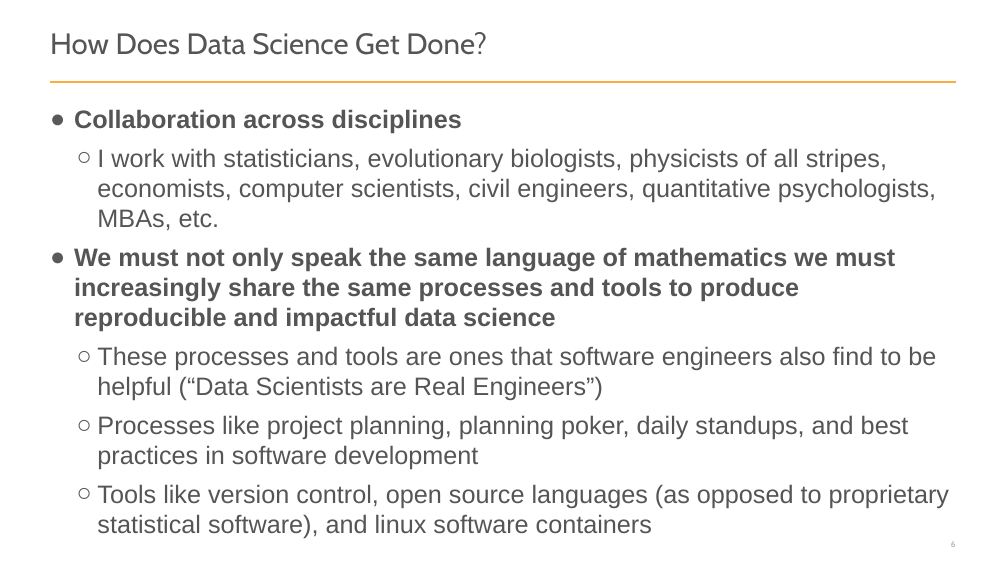
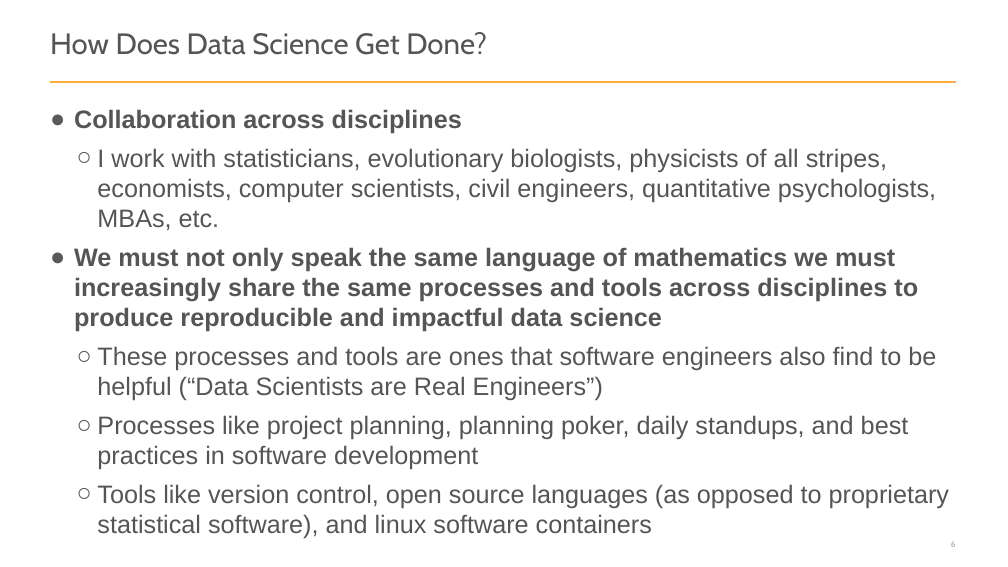
Before and after one commit to jseabold/pycon-ds-2018, a slide deck: slide 6 of intro-to-python.pptx. Drawn at 1008x567 pixels with LibreOffice and Linux fonts; fonts in the diff are those of the drawing. Boxes give left, top, right and bottom in pixels: in the first picture for what was removed or moved away, otherwise in the second. Text is boxed around its words. In the diff, an @@ line names an element or a change of style, - is before the commit and + after.

Commit message:
Edits

```diff
--- a/intro-to-python.pptx
+++ b/intro-to-python.pptx
@@ text at box(74, 247, 918, 331): text changed @@
-● We must not only speak the same language of mathematics we must increasingly share the same processes and tools to produce reproducible and impactful data science
+● We must not only speak the same language of mathematics we must increasingly share the same processes and tools across disciplines to produce reproducible and impactful data science
```
Also in this commit, not shown: 1 other slide changed.
